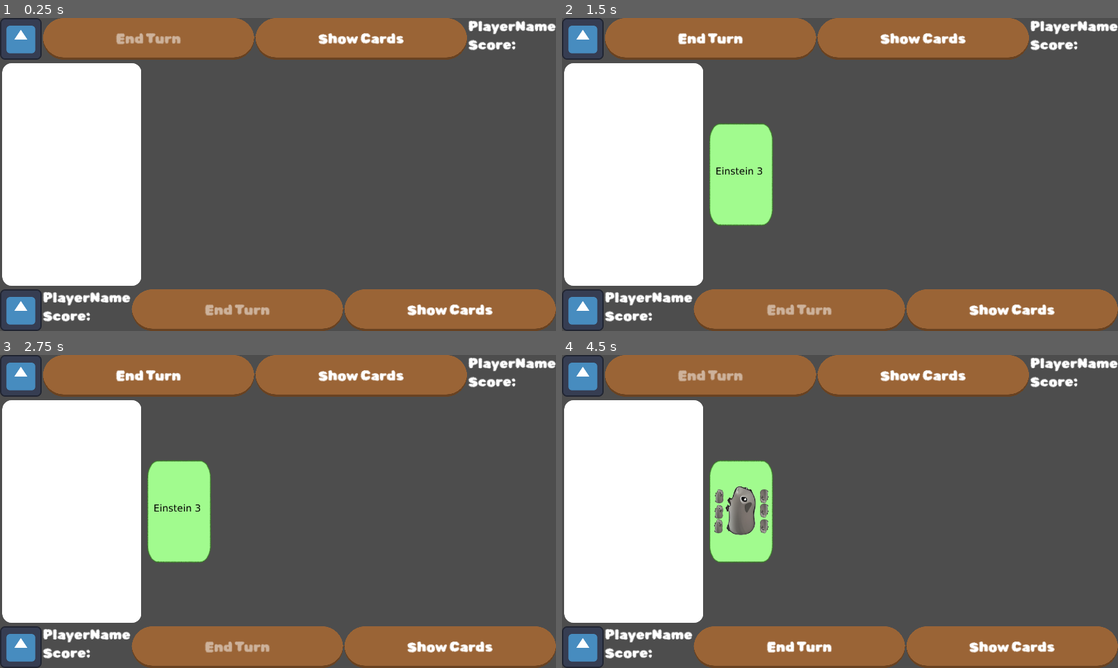
Above: before the commit, frames 1-4 (two rows, left to right).
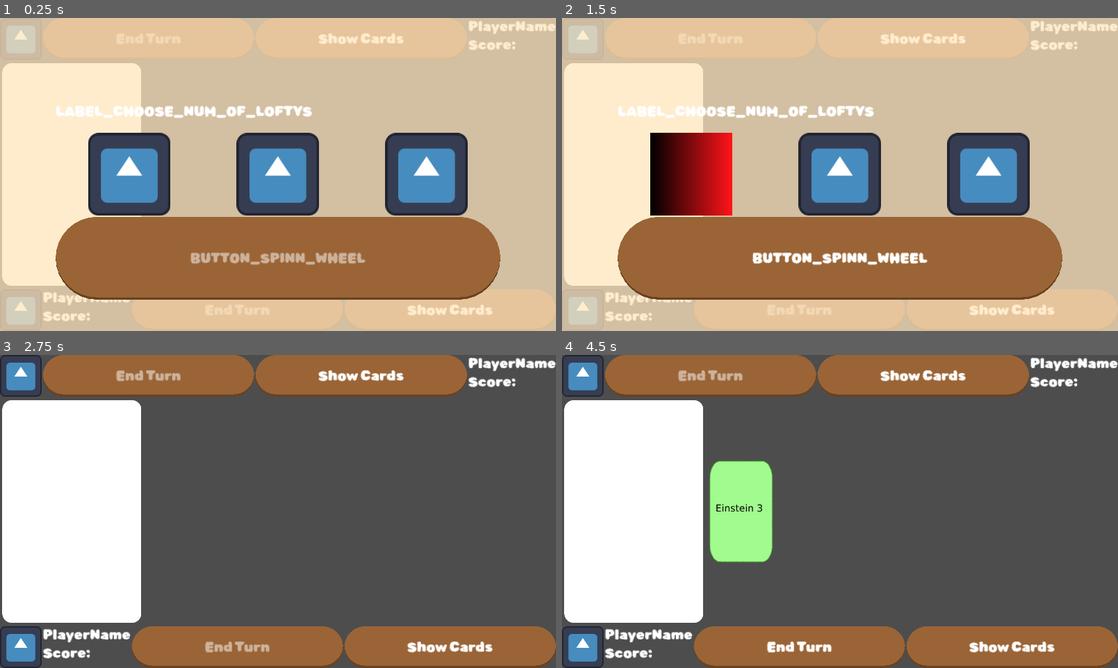
Above: after the commit, the same moments.

Repository: ElQDuck/guinea-piggies
Game: Godot game, scene res://scenes/game.tscn
Two runs of this game, one before a commit and one after it. Both use one fixed random seed, a clock stepped at 60 frames per second and the inputs below. This scene is started directly instead of the project's main scene. The engine's default icon, where the game draws it, is replaced by a stand-in: a white triangle on a blue panel in a dark square.
Inputs (mouse positions are in pixels of both pictures, inside the frame that each line leads up to):
- Up to frame 1 (0.25 s): no input
- Up to frame 2 (1.5 s): click "Show Cards" at 0.5 s; click (634, 174) at 1.25 s
- Up to frame 3 (2.75 s): click (278, 596) at 2 s, where only the run after the commit has a clickable "BUTTON_SPINN_WHEEL"
- Up to frame 4 (4.5 s): click (712, 376) at 2.75 s, where only the run before the commit has a clickable "End Turn"; click "Show Cards" at 3.5 s; click (634, 511) at 4.25 s

The runs differ from the first frame. In frame 1, 94% of the frame differs, in the area x 0-100%, y 0-100%; in frame 2, 95%; in frame 3, 3.9%; in frame 4, 1.1%.
Error in both runs: Invalid access to property or key 'primary' on a base object of type 'Dictionary'. (res://scripts/player.gd:45)

Commit message:
feat: some changes

Diff:
--- a/scenes/game.tscn
+++ b/scenes/game.tscn
@@ -14,6 +14,9 @@
 [ext_resource type="Texture2D" uid="uid://bo8p8xgav6a18" path="res://assets/backgrounds/cave.png" id="11_lvt0k"]
 [ext_resource type="PackedScene" uid="uid://bkpglbq6yv1v0" path="res://scenes/player.tscn" id="12_hmlvb"]
 
+[sub_resource type="StyleBoxFlat" id="StyleBoxFlat_bkh57"]
+bg_color = Color(1, 0.898039, 0.741176, 0.752941)
+
 [sub_resource type="Gradient" id="Gradient_d8adn"]
 colors = PackedColorArray(0, 0, 0, 1, 1, 0.0784314, 0.101961, 1)
 
@@ -129,22 +132,21 @@
 text = "Show Cards"
 
 [node name="DiceSelectionUi" type="CanvasLayer" parent="."]
-visible = false
 
 [node name="Panel" type="Panel" parent="DiceSelectionUi"]
-self_modulate = Color(0, 0.65355, 0.325028, 1)
-anchors_preset = 15
-anchor_right = 1.0
-anchor_bottom = 1.0
-grow_horizontal = 2
-grow_vertical = 2
+anchors_preset = 15
+anchor_right = 1.0
+anchor_bottom = 1.0
+grow_horizontal = 2
+grow_vertical = 2
+theme_override_styles/panel = SubResource("StyleBoxFlat_bkh57")
 
 [node name="VBoxContainer" type="VBoxContainer" parent="DiceSelectionUi"]
 anchors_preset = -1
-anchor_left = 0.2
-anchor_top = 0.2
-anchor_right = 0.8
-anchor_bottom = 0.8
+anchor_left = 0.1
+anchor_top = 0.1
+anchor_right = 0.9
+anchor_bottom = 0.9
 grow_horizontal = 2
 grow_vertical = 2
 
@@ -152,7 +154,7 @@
 custom_minimum_size = Vector2(100, 100)
 layout_mode = 2
 size_flags_vertical = 10
-text = "Choose the number of cards you want to steal from your oponent."
+text = "LABEL_CHOOSE_NUM_OF_LOFTYS"
 autowrap_mode = 2
 
 [node name="HBoxContainer" type="HBoxContainer" parent="DiceSelectionUi/VBoxContainer"]
@@ -186,7 +188,7 @@
 [node name="Button" type="Button" parent="DiceSelectionUi/VBoxContainer"]
 layout_mode = 2
 size_flags_vertical = 3
-text = "GO!"
+text = "BUTTON_SPINN_WHEEL"
 script = ExtResource("7_vttep")
 
 [node name="RoundEndUi" type="CanvasLayer" parent="."]
Not shown: 1 places in scenes/game.tscn that only renumber resources
